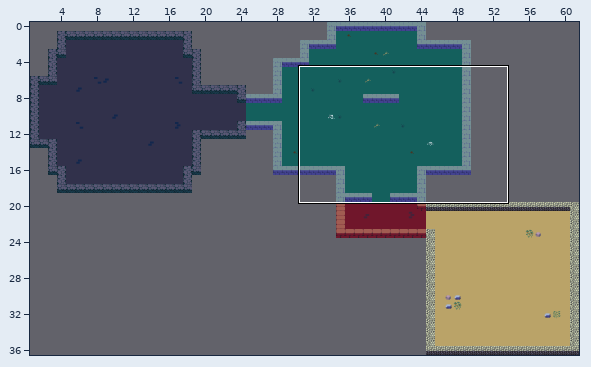
Tiled map: assets/dungeon-32.tmx. The first picture is a wide view before the edit; the outline marks the close-up.
Close-up. Earlier state:
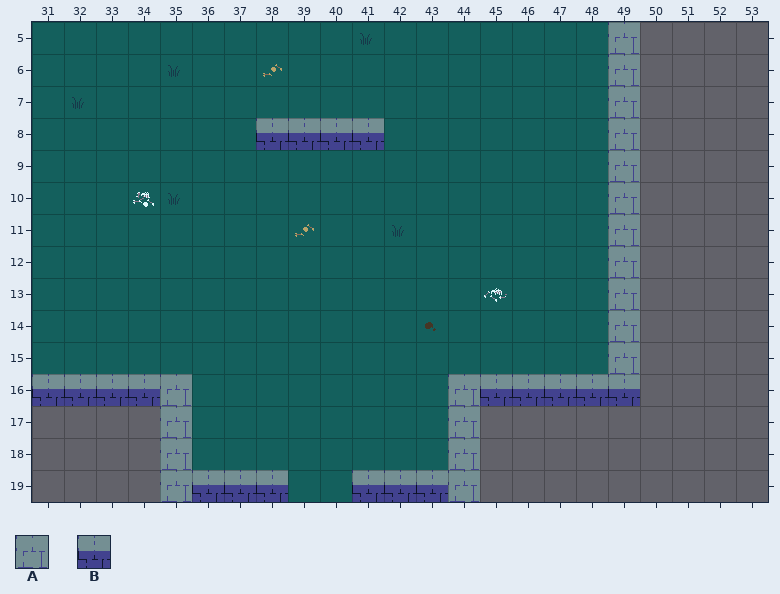
Cells are 32x32 px. Shown: x 31..53, y 5..19.
Key: from "tiles-32": A 34, B 35.
_ is an empty cell.
Layers that did not change in this view are not listed.
Layer "Walls" before, first column x 31:
 5 __________________A____
 6 __________________A____
 7 __________________A____
 8 _______BBBB_______A____
 9 __________________A____
10 __________________A____
11 __________________A____
12 __________________A____
13 __________________A____
14 __________________A____
15 __________________A____
16 BBBBA________ABBBBB____
17 ____A________A_________
18 ____A________A_________
19 ____ABBB__BBBA_________
After the commit:
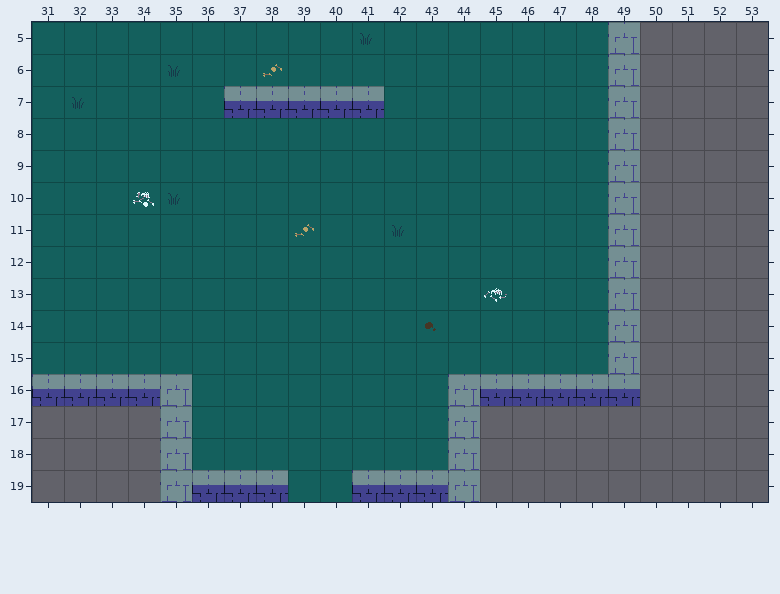
Diff:
{"where": "layer \"Walls\""}
{"y":7,"x":37,"old":"_____","new":"BBBBB"}
{"y":8,"x":38,"old":"BBBB","new":"____"}
{"label":"changed","picture_box":[224,86,384,150]}
